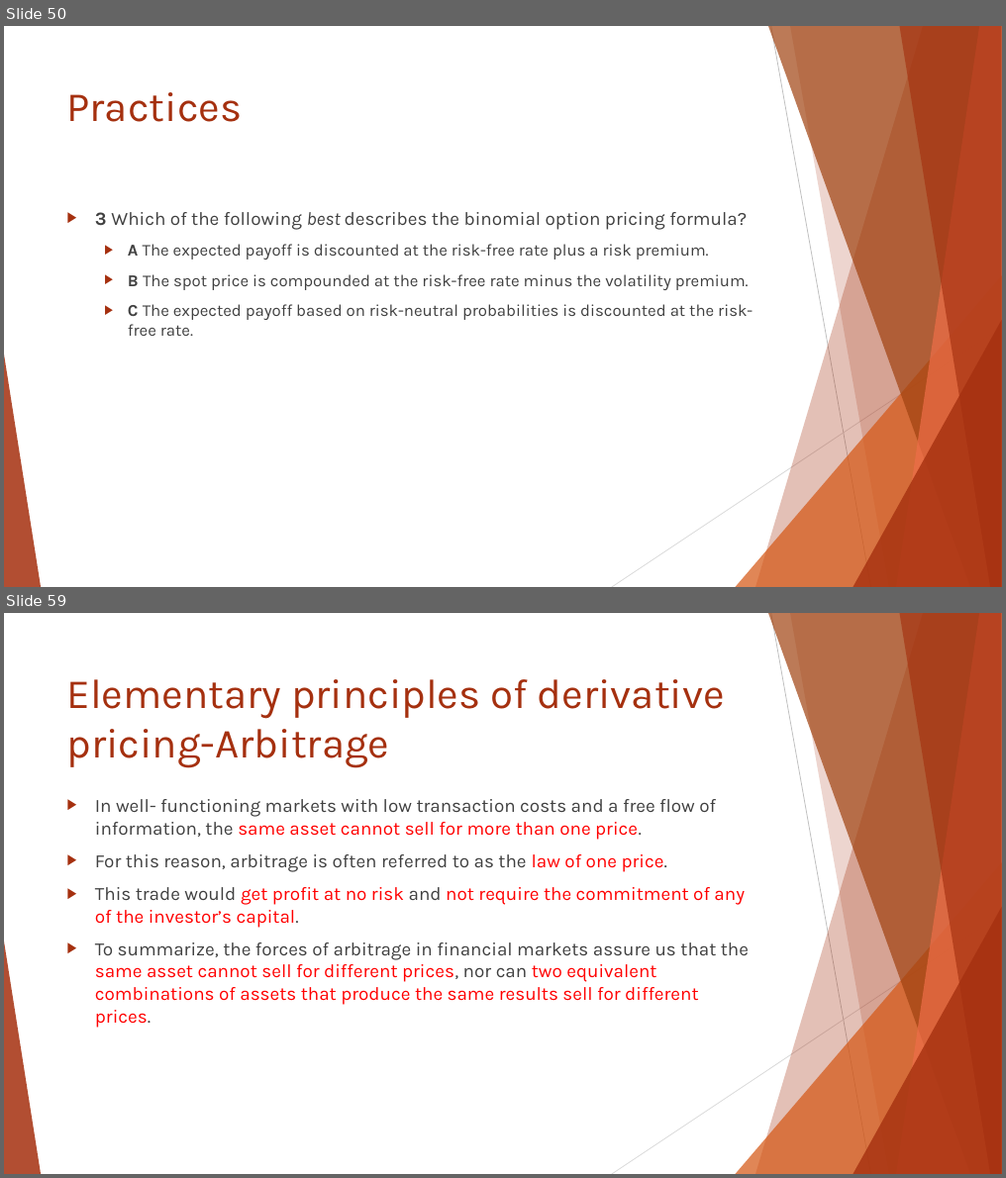
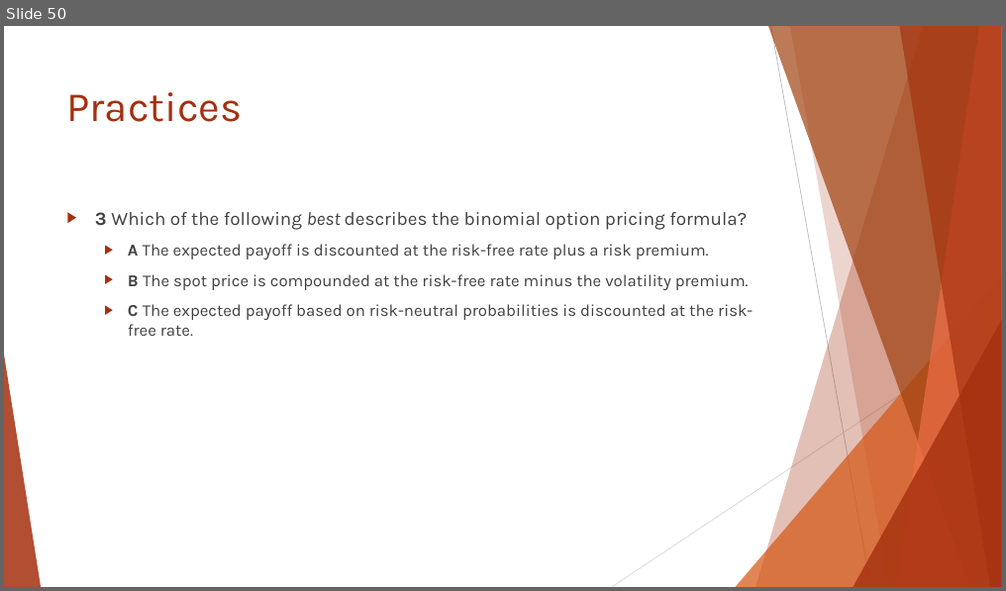
Before and after one commit to Isco0530/data, a slide deck: Reading 46.pptx. Shown one above the other, each under a label of ours: slides 50 and 59 before the commit, slide 50 after it; the slides between them are not shown. The pictures are 1006x1178 and 1006x591 pixels, drawn with LibreOffice and Linux fonts; fonts in the diff are those of the drawing. Boxes give left, top, right and bottom in pixels: in the first picture for what was removed or moved away, otherwise in the second. Text is boxed around its words. In the diff, an @@ line names an element or a change of style, - is before the commit and + after.

```diff
--- a/Reading 46.pptx
+++ b/Reading 46.pptx
@@ slide 59 removed at [4,613,1002,1174], background #FFFFFF; not listed: 10 template elements that a slide beside it also shows @@
@@ title removed at [67,679,725,768] @@
-Elementary principles of derivative pricing-Arbitrage
@@ text removed at [95,799,748,1028] @@
-▶ In well- functioning markets with low transaction costs and a free flow of information, the same asset cannot sell for more than one price.
-▶ For this reason, arbitrage is often referred to as the law of one price.
-▶ This trade would get profit at no risk and not require the commitment of any of the investor’s capital.
-▶ To summarize, the forces of arbitrage in financial markets assure us that the same asset cannot sell for different prices, nor can two equivalent combinations of assets that produce the same results sell for different prices.
```
Also in this commit, not shown: 1 slide changed, 2 slides added, 13 other slides removed.
